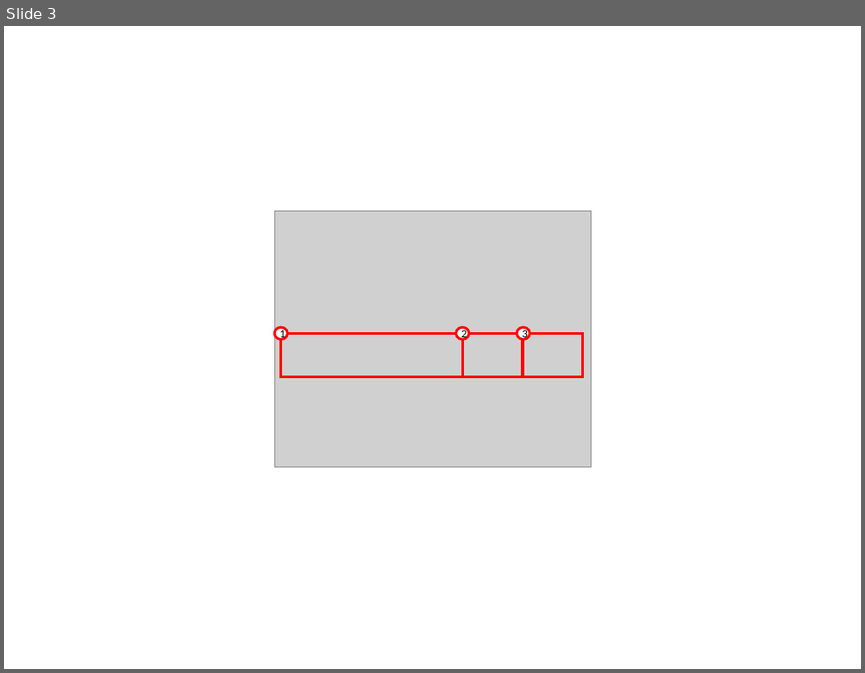
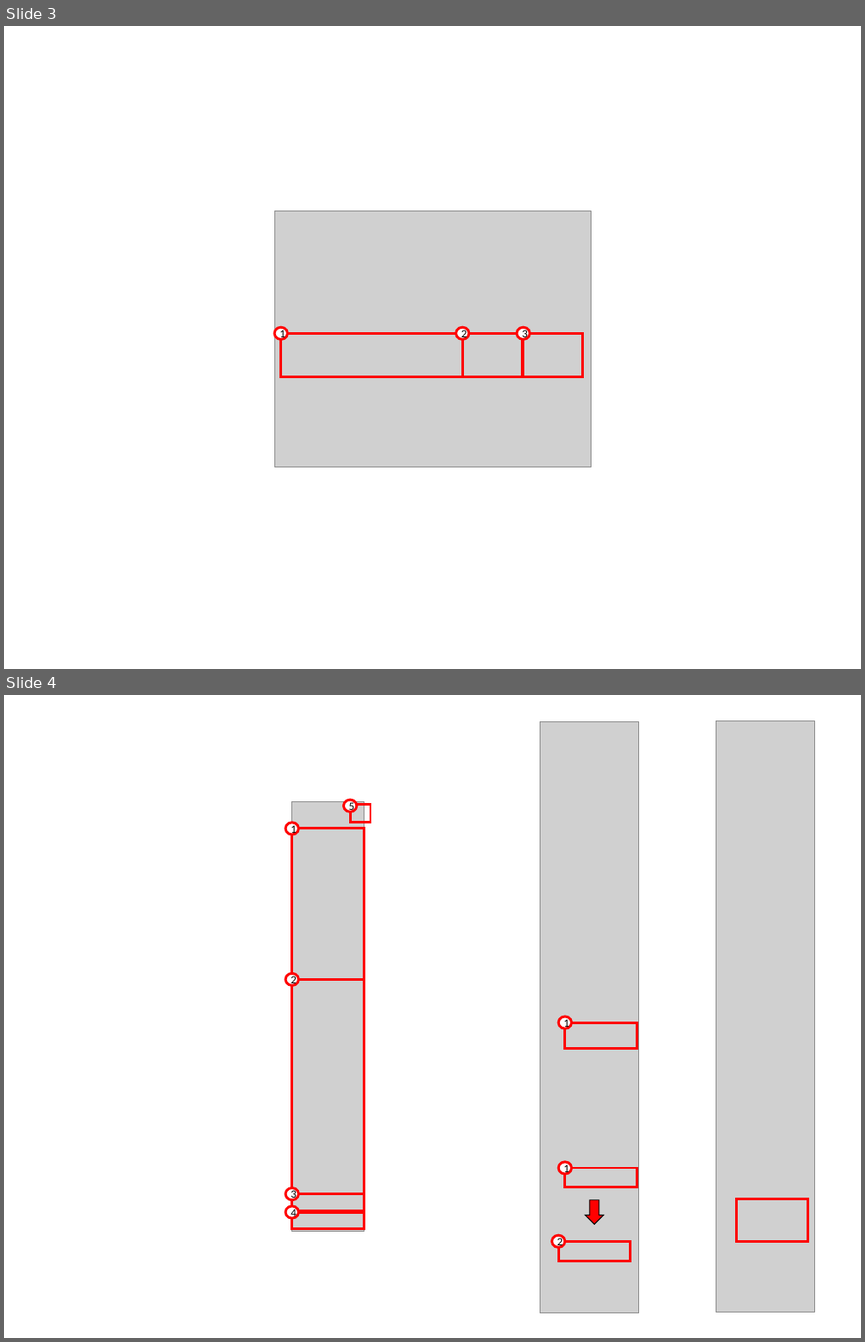
Before and after one commit to minwoo0818/3M-BMS, a slide deck: HDM/문서/메뉴얼 작성.pptx. Shown one above the other, each under a label of ours: slide 3 before the commit, slides 3 and 4 after it. The pictures are 865x673 and 865x1342 pixels, drawn with LibreOffice and Linux fonts; fonts in the diff are those of the drawing; grey boxes stand for pictures. Boxes give left, top, right and bottom in pixels: in the first picture for what was removed or moved away, otherwise in the second. Text is boxed around its words. In the diff, an @@ line names an element or a change of style, - is before the commit and + after.

```diff
--- a/HDM/문서/메뉴얼 작성.pptx
+++ b/HDM/문서/메뉴얼 작성.pptx
@@ slide 4 added at box(4, 695, 861, 1338), background #FFFFFF @@
@@ picture added at box(540, 722, 639, 1313) @@
@@ picture added at box(716, 721, 815, 1312) @@
@@ picture added at box(292, 802, 364, 1231) @@
@@ ellipse added at box(343, 800, 357, 811), fill #FFFFFF, outline #FF0000 3 pt, 13.5 pt, text #000000 @@
+5
@@ rectangle added at box(350, 804, 370, 823), outline #FF0000 3 pt @@
@@ ellipse added at box(285, 823, 298, 834), fill #FFFFFF, outline #FF0000 3 pt, 13.5 pt, text #000000 @@
+1
@@ rectangle added at box(292, 828, 364, 979), outline #FF0000 3 pt @@
@@ ellipse added at box(285, 973, 298, 985), fill #FFFFFF, outline #FF0000 3 pt, 13.5 pt, text #000000 @@
+2
@@ rectangle added at box(292, 979, 364, 1193), outline #FF0000 3 pt @@
@@ ellipse added at box(558, 1016, 571, 1028), fill #FFFFFF, outline #FF0000 3 pt, 13.5 pt, text #000000 @@
+1
@@ rectangle added at box(565, 1022, 637, 1048), outline #FF0000 3 pt @@
@@ ellipse added at box(558, 1162, 571, 1174), fill #FFFFFF, outline #FF0000 3 pt, 13.5 pt, text #000000 @@
+1
@@ rectangle added at box(565, 1168, 637, 1187), outline #FF0000 3 pt @@
@@ ellipse added at box(285, 1187, 298, 1199), fill #FFFFFF, outline #FF0000 3 pt, 13.5 pt, text #000000 @@
+3
@@ rectangle added at box(292, 1194, 364, 1211), outline #FF0000 3 pt @@
@@ down arrow added at box(585, 1200, 603, 1225), fill #FF0000, outline #000000 1 pt @@
@@ rectangle added at box(736, 1199, 808, 1241), outline #FF0000 3 pt @@
@@ ellipse added at box(285, 1206, 298, 1218), fill #FFFFFF, outline #FF0000 3 pt, 13.5 pt, text #000000 @@
+4
@@ rectangle added at box(292, 1212, 364, 1229), outline #FF0000 3 pt @@
@@ ellipse added at box(551, 1235, 565, 1247), fill #FFFFFF, outline #FF0000 3 pt, 13.5 pt, text #000000 @@
+2
@@ rectangle added at box(558, 1241, 630, 1260), outline #FF0000 3 pt @@
```
Also in this commit, not shown: 2 slides changed, 1 other slide added, 1 other file.
